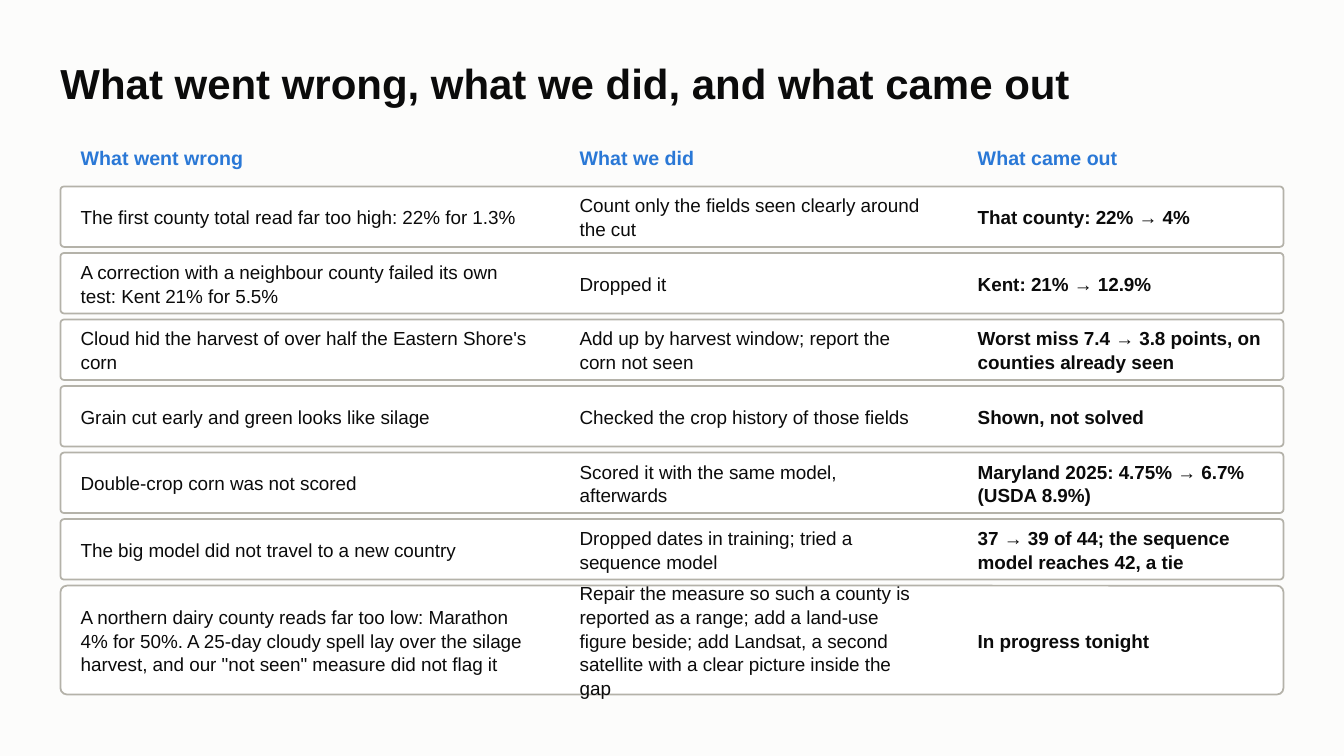
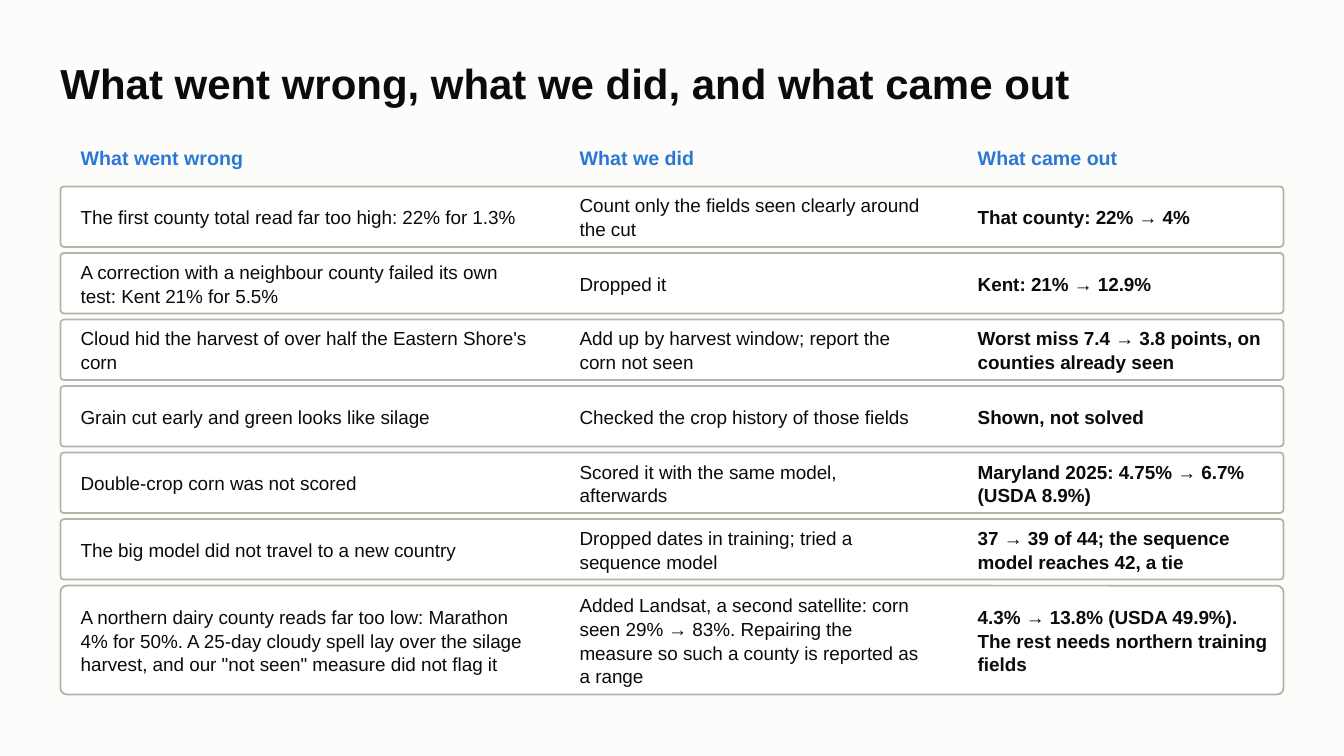
Before and after one commit to ChenSiyun1234/FieldVision, a slide deck: slide 14 of handoff/presentation/FieldVision_model_story.pptx (slide 13 before the commit). Drawn at 1344x756 pixels with LibreOffice and Linux fonts; fonts in the diff are those of the drawing. Boxes give left, top, right and bottom in pixels: in the first picture for what was removed or moved away, otherwise in the second. Text is boxed around its words. In the diff, an @@ line names an element or a change of style, - is before the commit and + after.

Commit message:
Deck and hand-over page: Landsat as the second satellite, the update of USDA's last figure on the eight seen counties

```diff
--- a/handoff/presentation/FieldVision_model_story.pptx
+++ b/handoff/presentation/FieldVision_model_story.pptx
@@ text at (x1=580, y1=598, x2=918, y2=687): text changed @@
-Repair the measure so such a county is reported as a range; add a land-use figure beside; add Landsat, a second satellite with a clear picture inside the gap
+Added Landsat, a second satellite: corn seen 29% → 83%. Repairing the measure so such a county is reported as a range
@@ text at (x1=978, y1=610, x2=1267, y2=672): text changed @@
-In progress tonight
+4.3% → 13.8% (USDA 49.9%). The rest needs northern training fields
```
Also in this commit, not shown: 5 other slides changed, 1 slide added, 2 other files.
